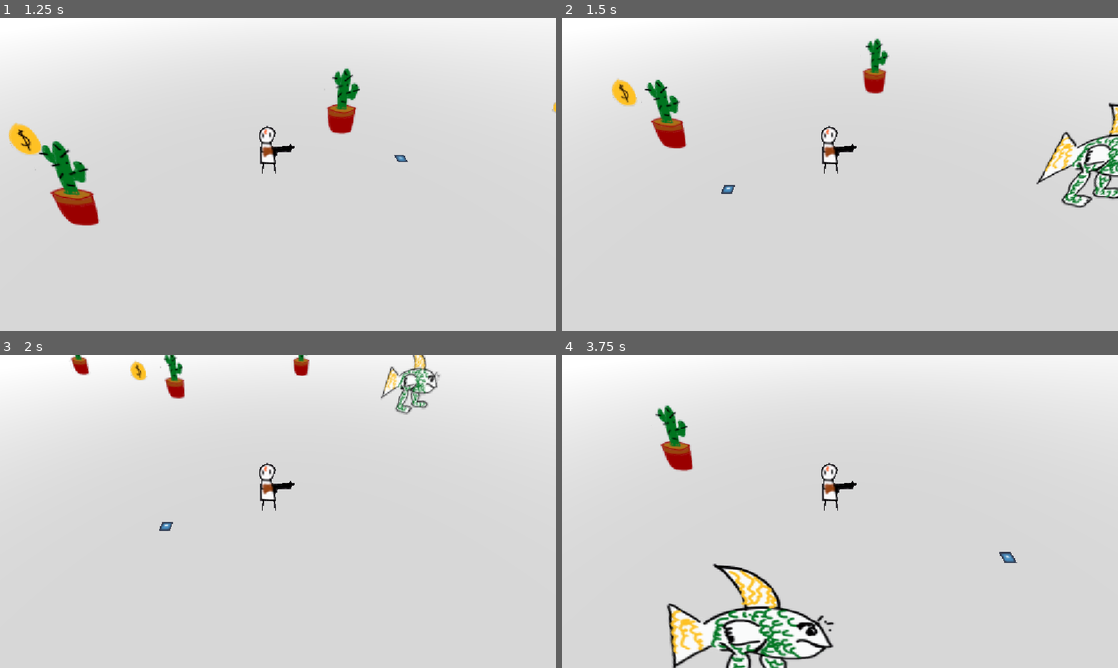
Above: before the commit, frames 1-4 (two rows, left to right).
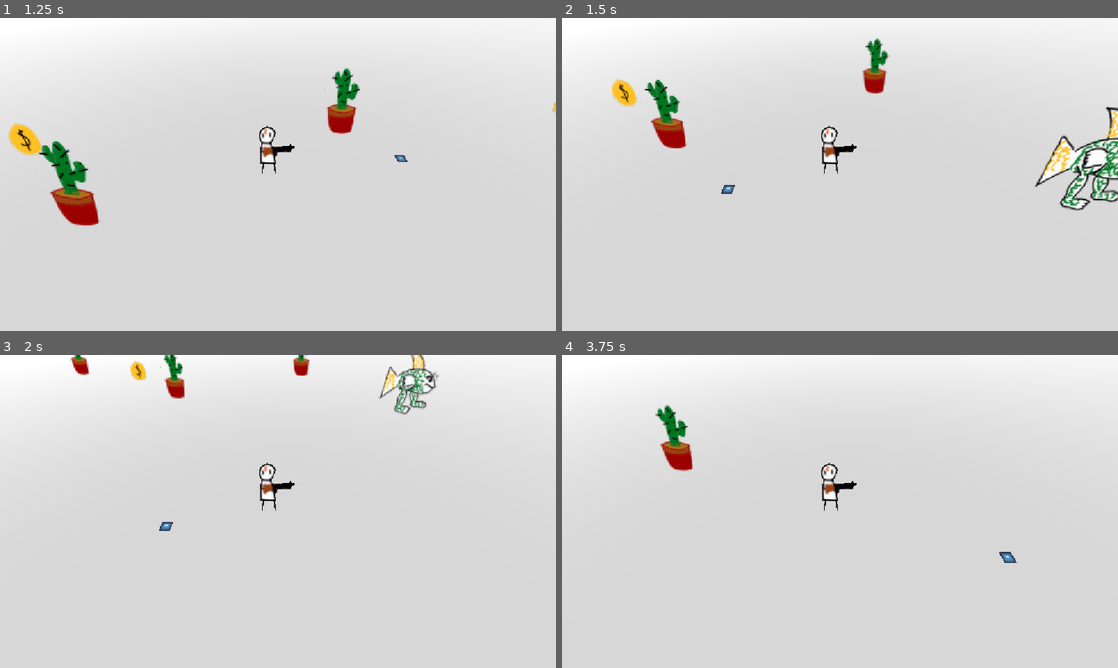
Above: after the commit, the same moments.

Repository: gmuGADIG/DEADSHOT
Game: Godot game, scene res://test_scenes/example_scene.tscn
The game is run twice, just before and just after one commit, with the same random seed, the same clock (stepped at 60 frames per second) and the same inputs. This scene is started directly instead of the project's main scene. The engine's default icon, where the game draws it, is replaced by a stand-in: a white triangle on a blue panel in a dark square.
Inputs (mouse positions are in pixels of both pictures, inside the frame that each line leads up to):
- Up to frame 1 (1.25 s): tap Enter at 0.5 s; move the mouse to (400, 158) at 0.52 s; press the mouse at (400, 158) at 0.53 s; hold D (move_right) from 0.53 s (still down)
- Up to frame 2 (1.5 s): move the mouse to (728, 190) at 1.27 s; release D (move_right) at 1.28 s; release the mouse at (728, 190) at 1.28 s; hold S (move_down) from 1.28 s (still down); tap E (interact) at 1.35 s
- Up to frame 3 (2 s): keep holding S (move_down)
- Up to frame 4 (3.75 s): move the mouse to (895, 442) at 2.02 s; release S (move_down) at 2.03 s; hold D (move_right) 2.03-2.78 s; tap Space (roll) at 2.1 s; move the mouse to (812, 574) at 2.77 s; hold W (move_up) 2.78-3.53 s; click (812, 574) at 2.85 s; move the mouse to (1006, 558) at 3.52 s; hold A (move_left) from 3.53 s (still down); hold E (interact) from 3.53 s (still down)

Frame 1 is identical in both runs. In frame 2, 2.0% of the frame differs, in the area x 84-100%, y 27-62%; in frame 3, 0.9%; in frame 4, 4.8%, in the area x 18-50%, y 66-100%.

Commit message:
add shaking to longhorn
tweaked longhorn's stats

fix: EnemyBase.max_hp wasn't being used

Diff:
--- /dev/null
+++ b/util/sprite_shaker.gd
@@ -0,0 +1,26 @@
+class_name SpriteShaker
+extends Node
+
+@export var shake_intensity := .25
+@export var shake_speed := 300.
+
+@export var shaking := false
+@export var sprite: Sprite3D
+@export var noise: FastNoiseLite
+
+@onready var initial_sprite_transform := sprite.transform
+
+var clock := 0.0
+func _process(delta: float) -> void:
+	sprite.transform = initial_sprite_transform
+
+	if shaking:
+		clock += delta * shake_speed
+
+		var x := noise.get_noise_1d(clock) * shake_intensity
+		var y := noise.get_noise_1d(-clock) * shake_intensity
+
+		sprite.position += sprite.basis.x * x
+		sprite.position += sprite.basis.y * y
+	else:
+		clock = 0.
--- a/world/enemy/base/enemy_base.gd
+++ b/world/enemy/base/enemy_base.gd
@@ -83,6 +83,8 @@
 	player = get_tree().get_first_node_in_group("player")
 	starting_pos = starting_pos if not starting_pos.is_equal_approx(Vector3.ZERO) else position
 	last_known_player_position = player.global_position
+	%Health.max_health = max_hp
+	%Health.health = max_hp
 	%Health.killed.connect(queue_free)
 
 	if fire_rate == 0:
--- a/world/enemy/longhorn/longhorn.gd
+++ b/world/enemy/longhorn/longhorn.gd
@@ -1,22 +1,24 @@
 extends EnemyBase
 
 #region Variables
-@export var timer:Timer
 @export var charge_time:float
 @export var cooldown_time:float
-@export var health:Health
 @export var atk_source: DamageInfo.Source
 @export var atk_knockback: DamageInfo.KnockbackStrength
+
 var target:Vector3
 
+@onready var timer: Timer = %ChargeTimer
+@onready var health: Health = %Health
+@onready var shaker: SpriteShaker = %SpriteShaker
 #endregion
 
 #region Behaviour Functions
-
 func hostile() -> void:
 	if timer.is_stopped():
 		print("Charging")
 		health.vulnerable = false
+		shaker.shaking = true
 		timer.start(charge_time)
 
 
@@ -31,18 +33,19 @@
 				timer.start(cooldown_time)
 				print("I'm vulny")
 				health.vulnerable = true
+				shaker.shaking = false
 				#hurtbox.allowed_damage_sources.insert(0, player_damage_source)
+#endregion
 
-#endregion
 
 func _on_charge_timer_timeout() -> void:
 	timer.stop()
+	shaker.shaking = false
 	if aggro == AggroState.HOSTILE:
 		target = player.global_position
 		aggro = AggroState.ATTACKING
 	elif aggro == AggroState.ATTACKING:
 		aggro = AggroState.HOSTILE
-
 
 
 func _on_hurter_box_area_entered(area: Area3D) -> void:
--- a/world/enemy/longhorn/longhorn.tscn
+++ b/world/enemy/longhorn/longhorn.tscn
@@ -1,21 +1,23 @@
-[gd_scene load_steps=5 format=3 uid="uid://b4n4rflu3my0v"]
+[gd_scene load_steps=7 format=3 uid="uid://b4n4rflu3my0v"]
 
 [ext_resource type="PackedScene" uid="uid://dx3l0wduat3tp" path="res://world/enemy/base/enemy_base.tscn" id="1_qriva"]
 [ext_resource type="Script" uid="uid://dqw3rnmgfv6r7" path="res://world/enemy/longhorn/longhorn.gd" id="2_efxix"]
 [ext_resource type="Texture2D" uid="uid://chnnd6opa6df5" path="res://temp_art/gartic/fish_man.png" id="3_g07qo"]
+[ext_resource type="Script" uid="uid://dy4h4d283fxxn" path="res://util/sprite_shaker.gd" id="4_g07qo"]
 
 [sub_resource type="CylinderShape3D" id="CylinderShape3D_plfsl"]
 height = 1.85699
 radius = 0.669922
 
-[node name="Enemy" node_paths=PackedStringArray("timer", "health") instance=ExtResource("1_qriva")]
+[sub_resource type="FastNoiseLite" id="FastNoiseLite_4j1ge"]
+
+[node name="LonghornEnemy" instance=ExtResource("1_qriva")]
 script = ExtResource("2_efxix")
-timer = NodePath("ChargeTimer")
-charge_time = 3.0
-cooldown_time = 3.0
-health = NodePath("Health")
+charge_time = 1.0
+cooldown_time = 1.5
 atk_source = 1
 atk_knockback = 1
+max_hp = 20.0
 proximity_tolerance = 1.5
 
 [node name="CollisionShape3D" parent="." index="0"]
@@ -24,15 +26,13 @@
 [node name="Sprite3D" parent="." index="1"]
 texture = ExtResource("3_g07qo")
 
-[node name="Health" parent="." index="3"]
-max_health = 100
-
 [node name="CollisionShape3D" parent="Hurtbox" index="0"]
 transform = Transform3D(1.5, 0, 0, 0, 1.5, 0, 0, 0, 1.5, 0, 0.94693, 0)
 
 [node name="VisibleOnScreenNotifier3D" type="VisibleOnScreenNotifier3D" parent="." index="6"]
 
 [node name="ChargeTimer" type="Timer" parent="." index="7"]
+unique_name_in_owner = true
 
 [node name="HurterBox" type="Area3D" parent="." index="8"]
 
@@ -40,7 +40,15 @@
 transform = Transform3D(1.5, 0, 0, 0, 1.5, 0, 0, 0, 1.5, 0, 0, 0)
 shape = SubResource("CylinderShape3D_plfsl")
 
-[connection signal="area_entered" from="Hurtbox" to="." method="_on_hurtbox_area_entered"]
+[node name="SpriteShaker" type="Node" parent="." index="9" node_paths=PackedStringArray("sprite")]
+unique_name_in_owner = true
+script = ExtResource("4_g07qo")
+shake_intensity = 0.4
+shake_speed = 500.0
+shaking = true
+sprite = NodePath("../Sprite3D")
+noise = SubResource("FastNoiseLite_4j1ge")
+
 [connection signal="screen_entered" from="VisibleOnScreenNotifier3D" to="." method="_on_visible_on_screen_notifier_3d_screen_entered"]
 [connection signal="timeout" from="ChargeTimer" to="." method="_on_charge_timer_timeout"]
 [connection signal="area_entered" from="HurterBox" to="." method="_on_hurter_box_area_entered"]
Not shown: 1 places in test_scenes/example_scene.tscn that only renumber resources
Not shown, added: util/sprite_shaker.gd.uid
